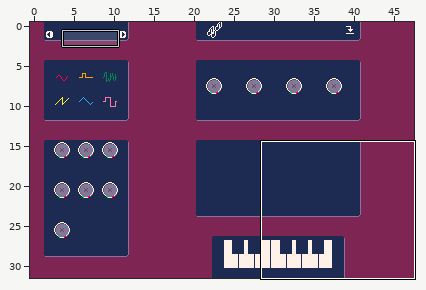
Two states of a LDtk project, tiny-cli/src/main/resources/sfx/editor.ldtk. The picture above shows the old version from afar; the outline marks the close-up.
Close-up. The starting point:
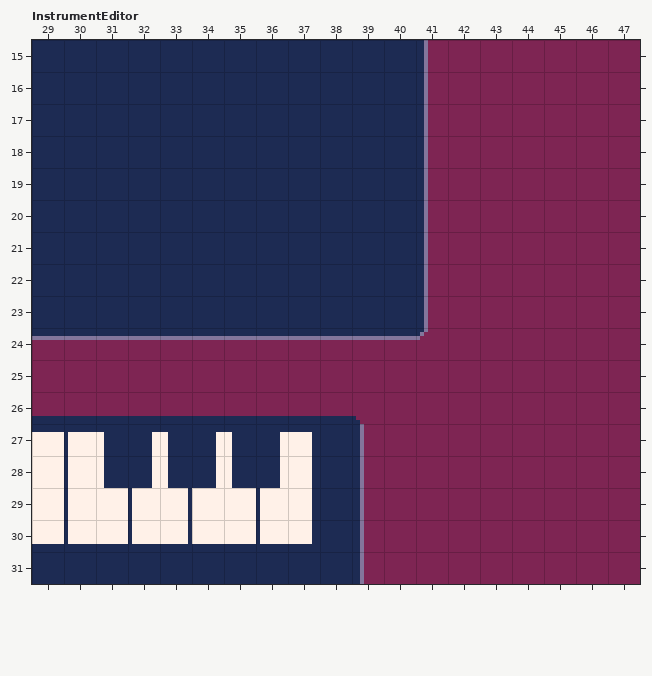
Cells are 8x8 px. Shown: InstrumentEditor x 29..47, y 15..31. The commit also changed other parts of the map, which this record leaves out.
After:
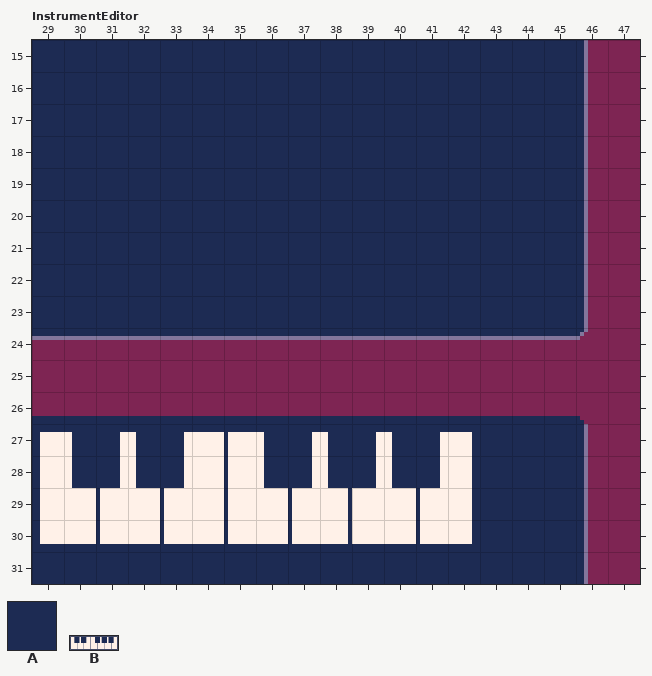
Key: from "IntGrid": A 1; from "Sfx": B 322.
_ is an empty cell.
Objects are placed by their top-left corner, in cells (3,4 is the top-left corner of cell 3,4); size is 1x1 cell unless given.
The exact change:
Layer "IntGrid":
y 15..24: x 42..46 _____ -> AAAAA
y 26..31: x 40..46 _______ -> AAAAAAA
Layer "Entities":
changed: B "Keyboard" at 24,27 size 14x4 -> B "Keyboard" at 29,27 size 14x4
